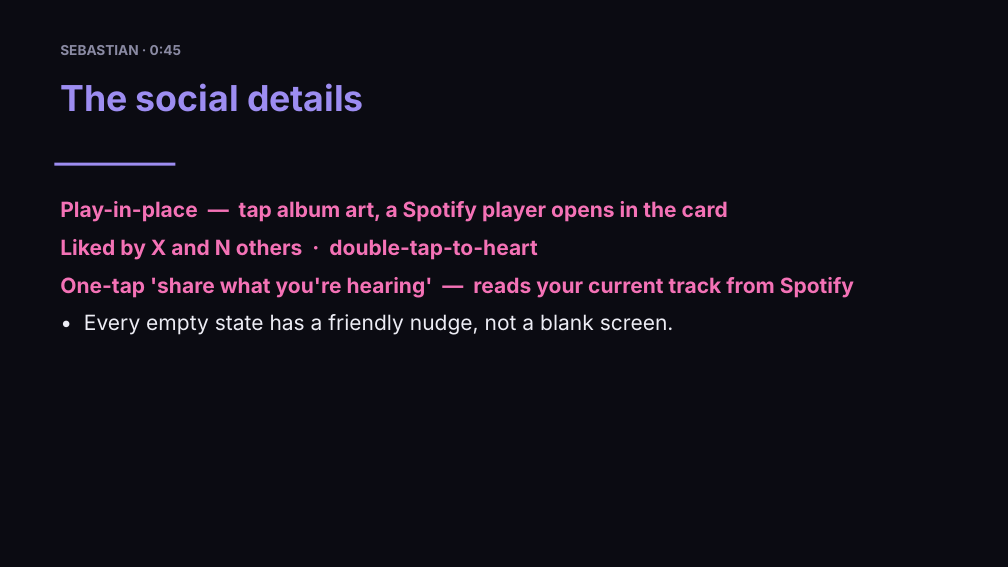
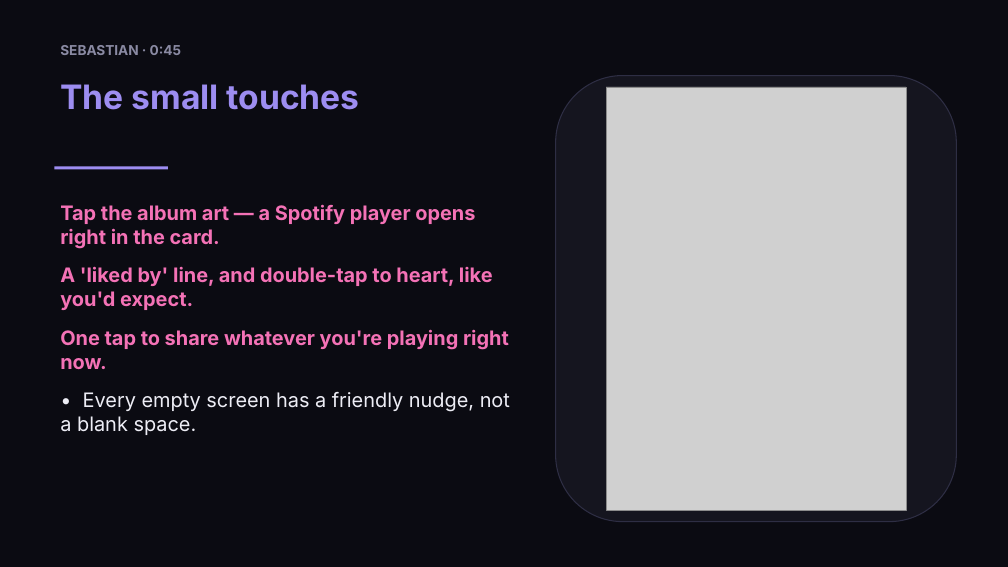
Before and after one commit to j-jwalker/Brink, a slide deck: slide 14 of docs/presentation/brink-deck.pptx. Drawn at 1008x567 pixels with LibreOffice and Linux fonts; fonts in the diff are those of the drawing; grey boxes stand for pictures. Boxes give left, top, right and bottom in pixels: in the first picture for what was removed or moved away, otherwise in the second. Text is boxed around its words. In the diff, an @@ line names an element or a change of style, - is before the commit and + after.

```diff
--- a/docs/presentation/brink-deck.pptx
+++ b/docs/presentation/brink-deck.pptx
@@ text at box(60, 84, 360, 110): text changed; size 34 to 32 pt @@
-The social details
+The small touches
@@ rounded rectangle added at box(556, 76, 957, 522), fill #15151F, outline #2E2E44 1 pt @@
@@ picture added at box(606, 87, 907, 510) @@
@@ rectangle: place and size @@
-rectangle at box(54, 163, 175, 166)
+rectangle at box(54, 166, 168, 169)
@@ text at box(60, 204, 510, 435): text changed; size 20 to 19 pt @@
-Play-in-place — tap album art, a Spotify player opens in the card
-Liked by X and N others · double-tap-to-heart
-One-tap 'share what you're hearing' — reads your current track from Spotify
-• Every empty state has a friendly nudge, not a blank screen.
+Tap the album art — a Spotify player opens right in the card.
+A 'liked by' line, and double-tap to heart, like you'd expect.
+One tap to share whatever you're playing right now.
+• Every empty screen has a friendly nudge, not a blank space.
```
Also in this commit, not shown: 11 other slides changed, 7 slides added, 7 slides removed, 2 other files.
